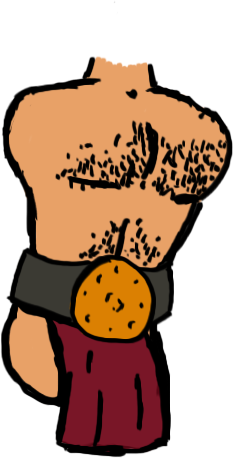
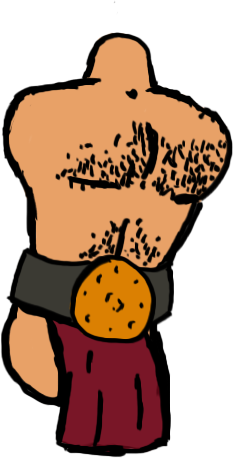
Two versions of the same layered image (233px x 458px). Layer-by-layer changes:
added layer "Layer 12" above "Layer 1" over [9, 1, 199, 104]
painted on "Layer 2" over [82, 32, 155, 91]
